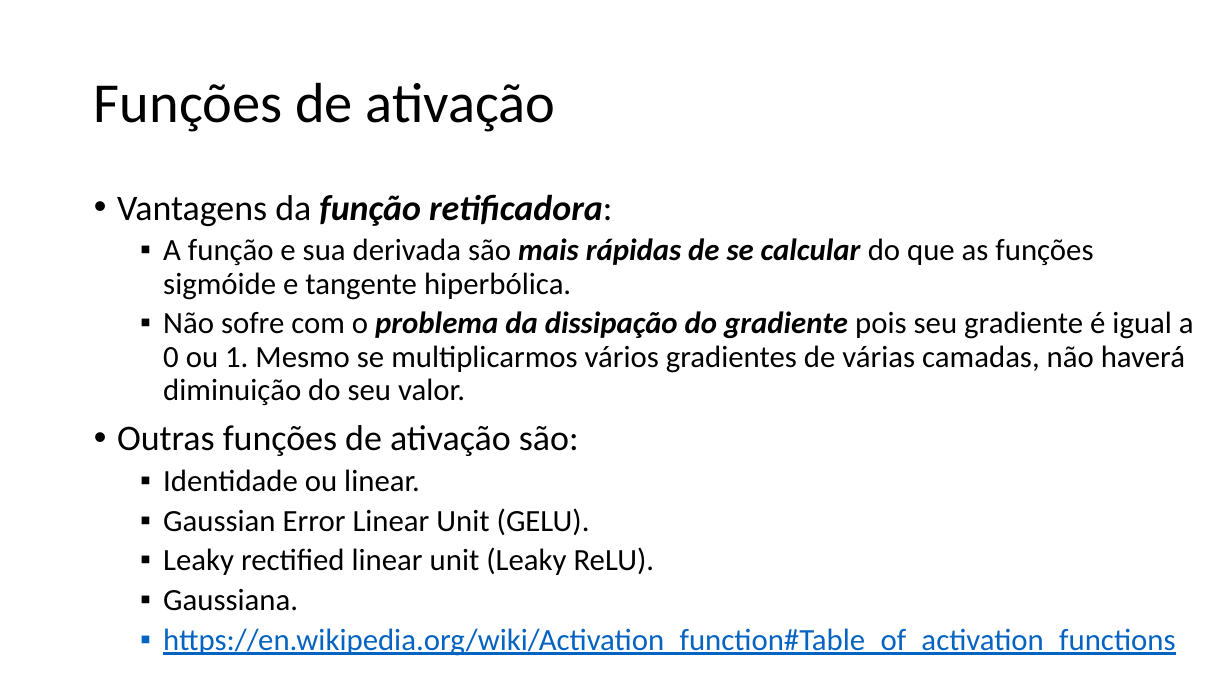
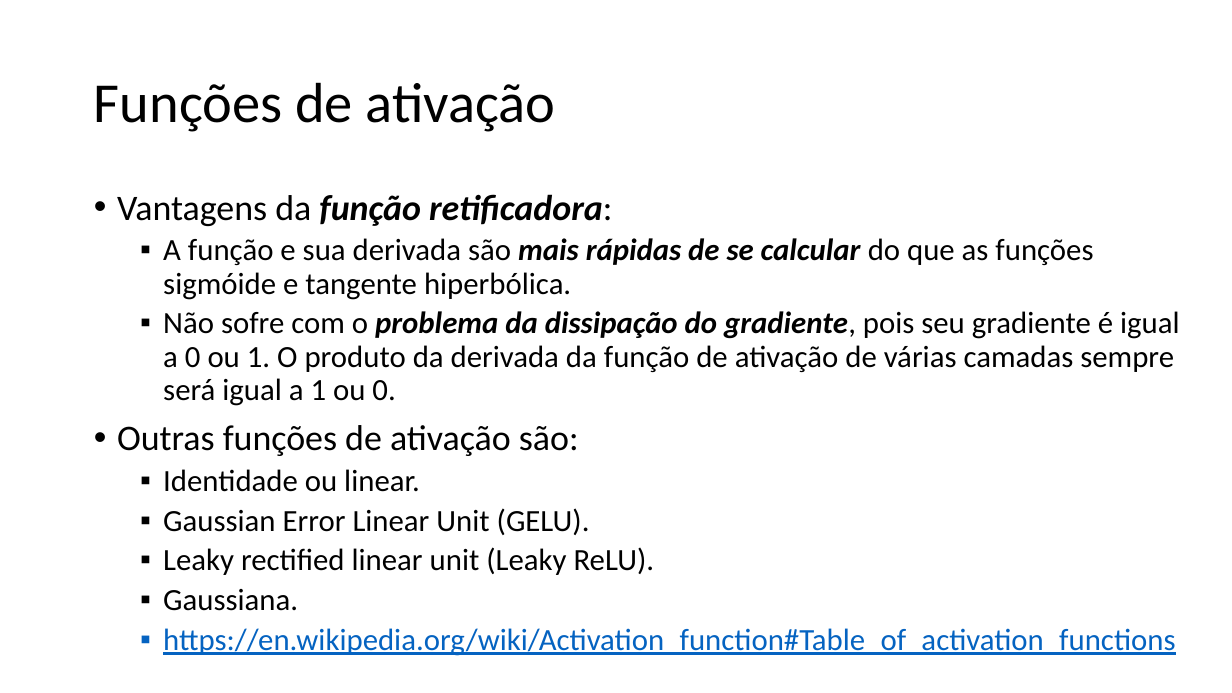
Before and after one commit to zz4fap/t320_aprendizado_de_maquina, a slide deck: slide 15 of slides/T320_Redes_Neurais_Artificiais (Parte II).pptx. Drawn at 1232x693 pixels with LibreOffice and Linux fonts; fonts in the diff are those of the drawing. Boxes give left, top, right and bottom in pixels: in the first picture for what was removed or moved away, otherwise in the second. Text is boxed around its words. In the diff, an @@ line names an element or a change of style, - is before the commit and + after.

```diff
--- a/slides/T320_Redes_Neurais_Artificiais (Parte II).pptx
+++ b/slides/T320_Redes_Neurais_Artificiais (Parte II).pptx
@@ text at [163, 311, 1180, 406]: text changed @@
-  ▪ Não sofre com o problema da dissipação do gradiente pois seu gradiente é igual a 0 ou 1. Mesmo se multiplicarmos vários gradientes de várias camadas, não haverá diminuição do seu valor.
+  ▪ Não sofre com o problema da dissipação do gradiente, pois seu gradiente é igual a 0 ou 1. O produto da derivada da função de ativação de várias camadas sempre será igual a 1 ou 0.
```
Also in this commit, not shown: 3 other slides changed, 1 other file.
